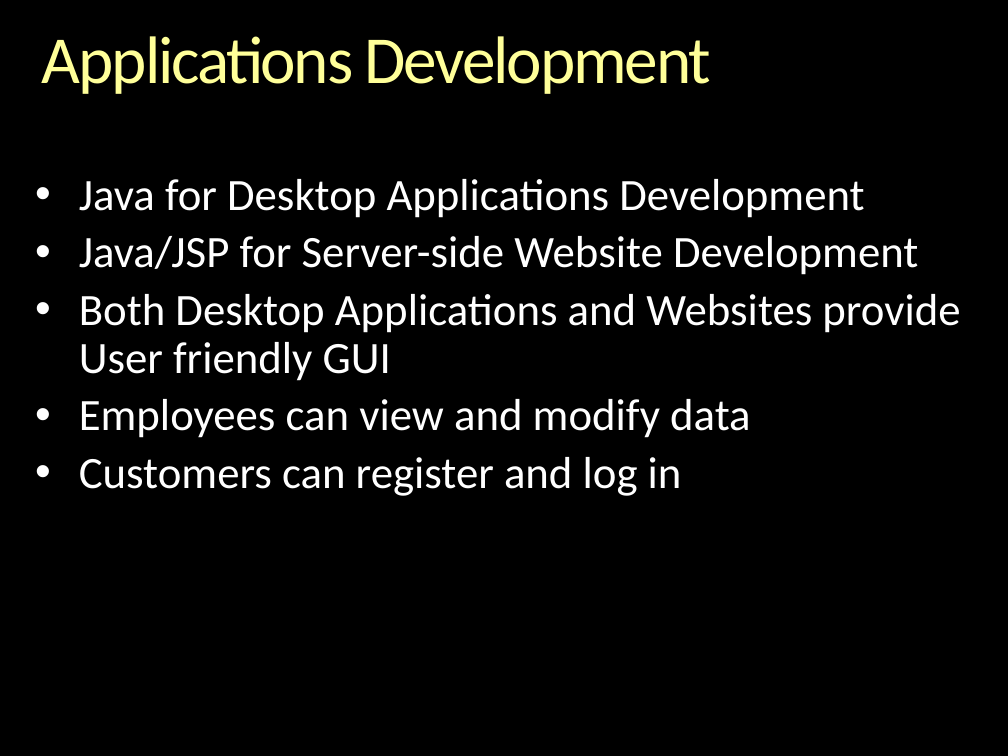
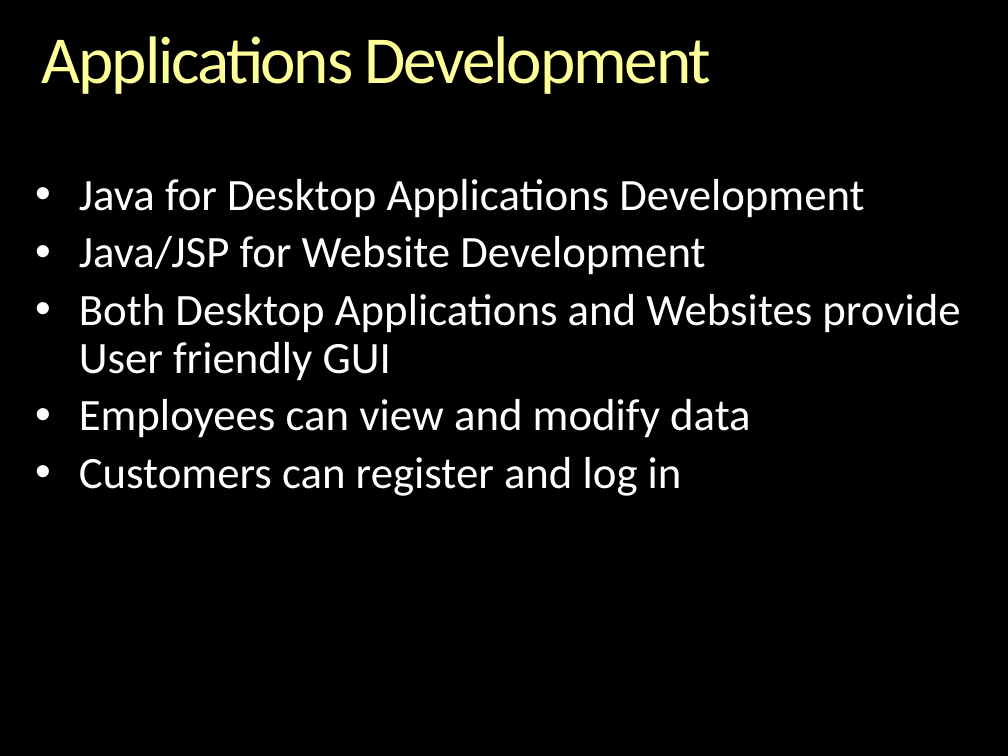
Before and after one commit to alonch/java-travels-experts, a slide deck: slide 5 of src/travelexperts/Developers.pptx. Drawn at 1008x756 pixels with LibreOffice and Linux fonts; fonts in the diff are those of the drawing; background and template pictures are left out. Boxes give left, top, right and bottom in pixels: in the first picture for what was removed or moved away, otherwise in the second. Text is boxed around its words. In the diff, an @@ line names an element or a change of style, - is before the commit and + after.

```diff
--- a/src/travelexperts/Developers.pptx
+++ b/src/travelexperts/Developers.pptx
@@ text at (x1=79, y1=236, x2=705, y2=275): text changed @@
-• Java/JSP for Server-side Website Development
+• Java/JSP for Website Development
```
Also in this commit, not shown: 4 other slides changed, 1 slide added.
